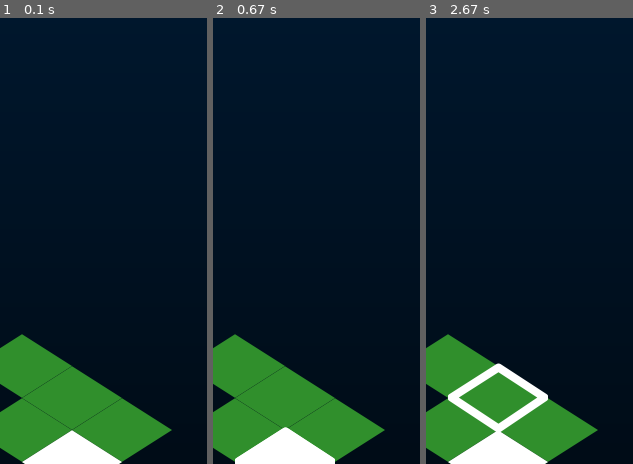
Above: before the commit, frames 1-3 (left to right).
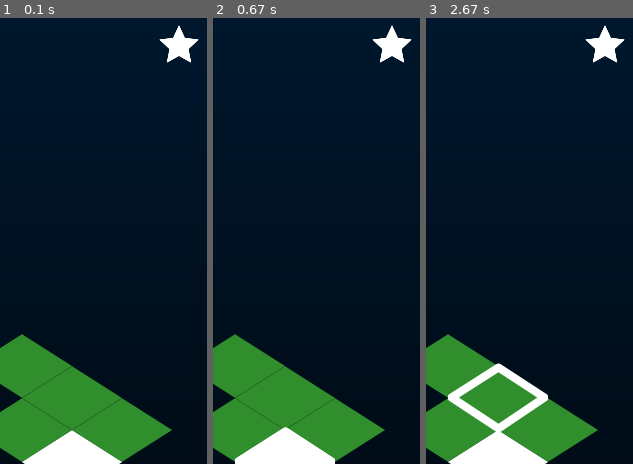
Above: after the commit, the same moments.

Repository: marcusTsng/goal_app
Game: pygame game, started from main.py
The game is run twice, just before and just after one commit, with the same random seed, the same clock (stepped at 60 frames per second) and the same inputs.
Inputs (mouse positions are % of the whole screen's width and height, from its top left):
- Up to frame 1 (0.1 s): no input
- Up to frame 2 (0.67 s): click (50, 50) at 0.38 s
- Up to frame 3 (2.67 s): press the mouse at (56, 81) at 0.7 s; move the mouse to (36, 53) at 0.8 s; release the mouse at (16, 26) at 0.93 s; click (47, 45) at 1.05 s; press the mouse at (56, 74) at 1.37 s; move the mouse to (42, 78) at 1.47 s; release the mouse at (28, 82) at 1.6 s; press the mouse at (56, 74) at 2.2 s; move the mouse to (50, 57) at 2.3 s; release the mouse at (44, 41) at 2.43 s; press the mouse at (56, 74) at 2.53 s; move the mouse to (50, 43) at 2.63 s
The pictures show only the part of the screen within x 33-83%, y 0-50%; the shares and areas given below are measured in that part.

The runs differ from the first frame. In frame 1, 0.7% of the frame differs, in the area x 76-97%, y 1-11%; in frame 2, 0.7%; in frame 3, 0.7%.

Commit message:
fonts, points icon and bug fixes

Diff:
--- a/main.py
+++ b/main.py
@@ -7,7 +7,9 @@
 pygame.display.set_caption("VOYAGE")
 title_font = pygame.font.SysFont('arialrounded', 60)
 main_font = pygame.font.SysFont('arialrounded', 30)
-description_font = pygame.font.SysFont('arialrounded', 15)
+# description_font = pygame.font.SysFont('arialrounded', 15)
+description_font = pygame.font.Font("Assets/Fonts/saxmono.ttf", 15)
+points_font = pygame.font.Font("Assets/Fonts/saxmono.ttf", 30)
 
 menu_clip_rect = pygame.Rect(80, 220, SCREEN_WIDTH - 160, 400)
 
@@ -175,6 +177,8 @@
 
 
 ## UI SETUP
+star_icon = ImageSprite("Buttons/Icons/star.png", SCREEN_WIDTH - 100, 30, (255,255,255))
+
 add_project_button = Button("Buttons/add_button.png", 100, 750, priority=2, clip_rect=menu_clip_rect)
 complete_project_button = Button("placeholder.png", 250, 750, priority=2, tint=(255,0,0))
 add_routine_button = Button("Buttons/add_button.png", 100, 750, priority=2, clip_rect=menu_clip_rect)
@@ -198,7 +202,7 @@
         Button("Buttons/cancel_button.png", 50, 50, BUTTON_BASE_COLORS, priority=10, tab="menu"),
         add_routine_button, name_text_box, description_text_box
     ],
-    hide_buttons=[view_routines, view_projects],
+    hide_buttons=[view_routines, view_projects,star_icon],
     set_tab="menu",
     priority = 9
 )
@@ -208,7 +212,7 @@
         Button("Buttons/cancel_button.png", 50, 50, BUTTON_BASE_COLORS, priority=10, tab="pmenu"),
         add_project_button, complete_project_button, name_text_box, description_text_box
     ],
-    hide_buttons=[view_routines, view_projects],
+    hide_buttons=[view_routines, view_projects,star_icon],
     set_tab="pmenu",
     priority = 9
 )
@@ -225,7 +229,7 @@
 rmenu = PopUp(
     base=RectSprite((30,30,30,245), 300, 200, (SCREEN_WIDTH - 300) / 2, (SCREEN_HEIGHT - 200) / 2),
     items=[complete_routine_button, cancel_routine_button],
-    hide_buttons=[view_routines, view_projects],
+    hide_buttons=[view_routines, view_projects, star_icon],
     set_tab="rmenu",
     priority = 9
 )
@@ -269,9 +273,9 @@
         else:
             switch_to_menu("rmenu")
     else:
-        r_name = name if len(name) < 13 else f"{name[0:10]}..."
+        r_name = name[:-1] if len(name) < 16 else f"{name[0:13]}..."
         prompt = f"Have you completed {r_name}?"
-        x_pos = 80 if len(name) >= 13 else SCREEN_WIDTH/2 - (len(prompt)/2 * 8)
+        x_pos = 70 if len(name) >= 16 else SCREEN_WIDTH/2 - (len(prompt)/2 * 8)
         display_text("ROUTINE CHECK", main_font, (80,SCREEN_HEIGHT/2 - 80))
         display_text(prompt, description_font, (x_pos,SCREEN_HEIGHT/2 - 20))
 
@@ -501,7 +505,9 @@
                 if completed: print("Routine has been completed")
                 else: print("Routine was not completed")
                 time_list[i] = time.time() # error here - this sets it to the current time, so the display keeps appearing
-    if current_tab == "main":
+    if current_tab == "menu":
+        points = 1000
+        display_text(str(points), points_font, (SCREEN_WIDTH-75, 15))
         for x in info_text_boxes: x.set_active(False)
 
     pygame.display.flip()
Binary file added: Assets/Fonts/Lavinia.otf
Binary file added: Assets/Fonts/saxmono.ttf
Not shown, changed: Assets/.DS_Store
